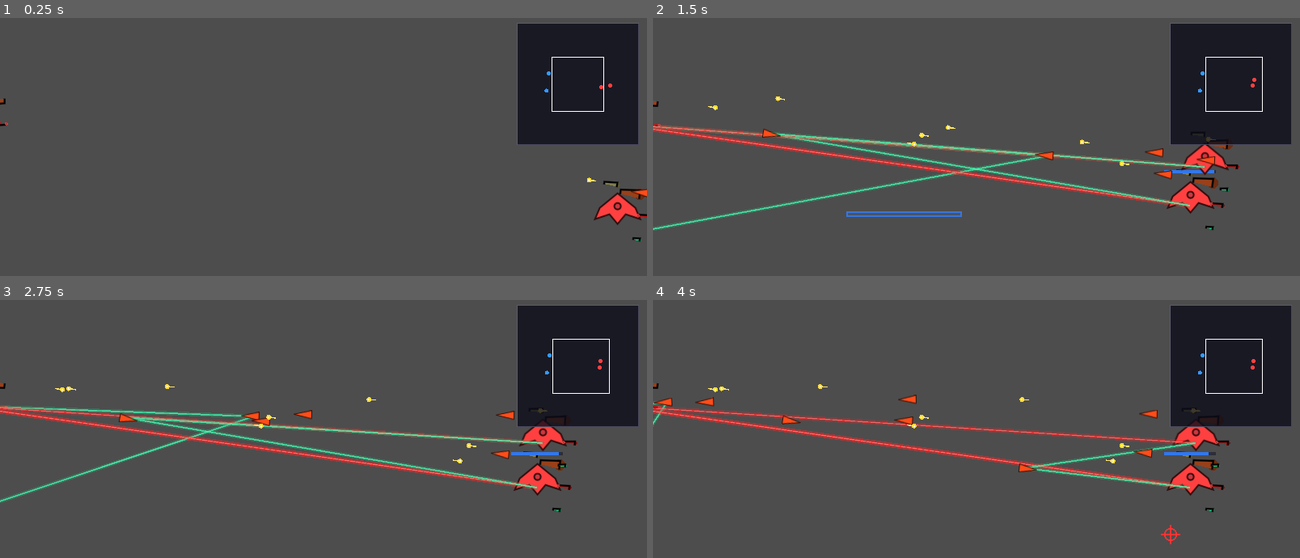
Above: before the commit, frames 1-4 (two rows, left to right).
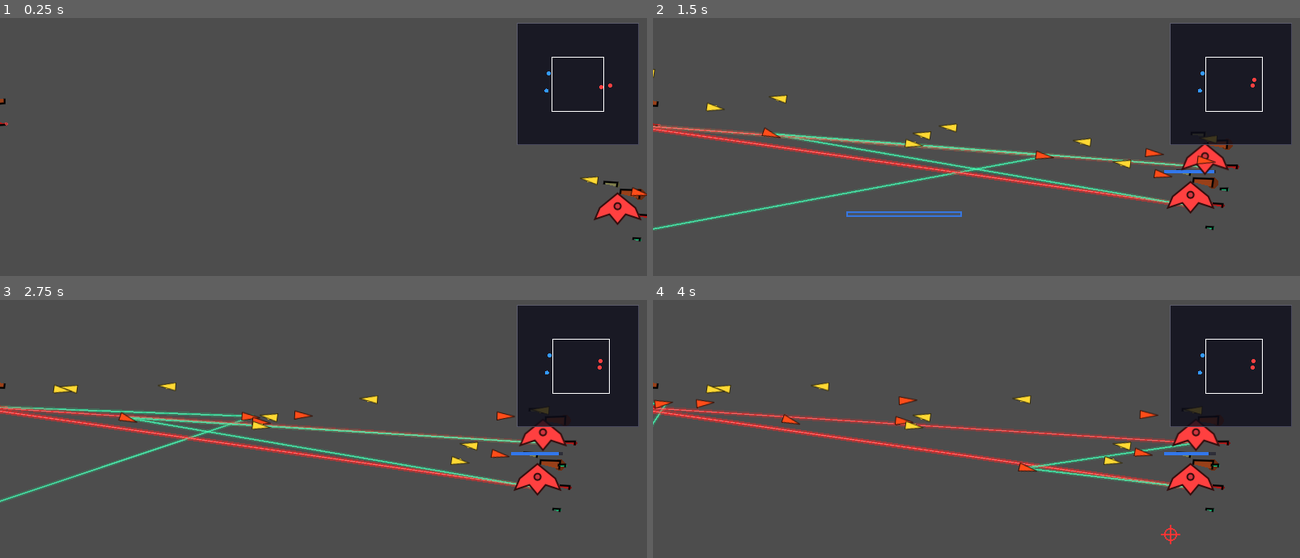
Above: after the commit, the same moments.

Repository: ZhanXuzhao/SpaceRTS
Game: Godot game, scene res://scenes/main.tscn
The game is run twice, just before and just after one commit, with the same random seed, the same clock (stepped at 60 frames per second) and the same inputs.
Inputs (mouse positions are in pixels of both pictures, inside the frame that each line leads up to):
- Up to frame 1 (0.25 s): no input
- Up to frame 2 (1.5 s): tap Enter at 0.5 s; move the mouse to (1118, 180) at 0.52 s; hold W 0.53-1.25 s; tap R at 0.6 s; click (1118, 180) at 0.67 s; drag from (847, 216) to (1190, 206) at 1.27 s
- Up to frame 3 (2.75 s): move the mouse to (388, 400) at 2.02 s; hold W from 2.03 s (still down); hold Shift from 2.03 s (still down)
- Up to frame 4 (4 s): release W at 2.75 s; release Shift at 2.75 s; drag from (944, 552) to (1196, 441) at 2.77 s; move the mouse to (1170, 534) at 3.52 s; hold A from 3.53 s (still down); tap Q at 3.6 s

The runs differ from the first frame. In frame 1, 0.1% of the frame differs, in the area x 89-100%, y 61-78%; in frame 2, 0.9%; in frame 3, 0.9%; in frame 4, 1.1%, in the area x 0-88%, y 31-74%.

Commit message:
Use Sprite2D nodes for ship and missile, remove draw_texture/_draw code

Diff:
--- a/scenes/projectile.tscn
+++ b/scenes/projectile.tscn
@@ -1,6 +1,10 @@
-[gd_scene load_steps=2 format=3 uid="uid://projectile_scene"]
+[gd_scene load_steps=3 format=3 uid="uid://projectile_scene"]
 
 [ext_resource type="Script" path="res://scripts/projectile.gd" id="1"]
+[ext_resource type="Texture2D" path="res://assets/missile.png" id="2"]
 
 [node name="Projectile" type="Area2D"]
 script = ExtResource("1")
+
+[node name="Sprite2D" type="Sprite2D" parent="."]
+texture = ExtResource("2")
--- a/scenes/unit.tscn
+++ b/scenes/unit.tscn
@@ -1,12 +1,16 @@
-[gd_scene load_steps=3 format=3 uid="uid://unit_scene"]
+[gd_scene load_steps=4 format=3 uid="uid://unit_scene"]
 
 [ext_resource type="Script" path="res://scripts/unit.gd" id="1"]
+[ext_resource type="Texture2D" path="res://assets/ship.png" id="2"]
 
 [sub_resource type="RectangleShape2D" id="1"]
-size = Vector2(32, 32)
+size = Vector2(64, 64)
 
 [node name="Unit" type="Area2D"]
 script = ExtResource("1")
 
+[node name="Sprite2D" type="Sprite2D" parent="."]
+texture = ExtResource("2")
+
 [node name="CollisionShape2D" type="CollisionShape2D" parent="."]
 shape = SubResource("1")
--- a/scripts/projectile.gd
+++ b/scripts/projectile.gd
@@ -27,14 +27,16 @@
 var hp: float = 5.0
 
 var _lifetime: float
+var _sprite: Sprite2D
 
 const CFG = preload("res://scripts/game_config.gd")
-const MISSILE_TEXTURE = preload("res://assets/missile.png")
 
 
 func _ready() -> void:
 	_lifetime = CFG.PROJECTILE_LIFETIME
 	add_to_group("projectiles")
+	_sprite = $Sprite2D
+	_sprite.self_modulate = projectile_color
 
 	# 设置圆形碰撞
 	var shape = CircleShape2D.new()
@@ -63,6 +65,8 @@
 
 func _process(delta: float) -> void:
 	_lifetime -= delta
+
+	_sprite.rotation = _direction.angle()
 
 	# 追踪模式下更新方向
 	if is_homing and is_instance_valid(_target_unit) and _target_unit.hull > 0:
@@ -118,9 +122,8 @@
 
 func _draw() -> void:
 	if is_homing:
-		# 导弹：SVG 纹理，方向与速度一致
-		draw_texture(MISSILE_TEXTURE, Vector2(-12, -6), projectile_color)
-		draw_set_transform(Vector2.ZERO, _direction.angle())
+		_sprite.rotation = _direction.angle()
+		_sprite.visible = true
 	else:
 		# 子弹：小圆点 + 拖尾
 		draw_circle(Vector2.ZERO, projectile_size, projectile_color)
--- a/scripts/unit.gd
+++ b/scripts/unit.gd
@@ -77,8 +77,7 @@
 var _orbit_direction: float = 1.0
 
 @onready var collision_shape: CollisionShape2D = $CollisionShape2D
-
-const SHIP_TEXTURE = preload("res://assets/ship.png")
+@onready var _sprite: Sprite2D = $Sprite2D
 
 const PROJECTILE_SCENE: PackedScene = preload("res://scenes/projectile.tscn")
 
@@ -86,6 +85,7 @@
 func _ready() -> void:
 	shield = max_shield
 	hull = max_hull
+	_sprite.self_modulate = unit_color
 
 	# 初始化武器槽位
 	_slot_weapons.resize(slot_count)
@@ -330,6 +330,7 @@
 	if velocity.length() > speed:
 		velocity = velocity.normalized() * speed
 
+	_sprite.rotation = _facing_angle
 	global_position += velocity * delta
 
 
@@ -501,6 +502,7 @@
 
 func _set_is_selected(value: bool) -> void:
 	is_selected = value
+	_sprite.self_modulate = Color(0.5, 0.7, 1.0) if value else unit_color
 	queue_redraw()
 
 
@@ -531,7 +533,7 @@
 		body_tint = Color(0.5, 0.7, 1.0)
 	if velocity.length_squared() > 1.0:
 		draw_set_transform(Vector2.ZERO, _facing_angle)
-	draw_texture_rect(SHIP_TEXTURE, Rect2(-32, -32, 64, 64), false, body_tint)
+	# MISSING: was draw_texture_rect(SHIP_TEXTURE...)
 	if velocity.length_squared() > 1.0:
 		draw_set_transform(Vector2.ZERO, 0.0)
 
